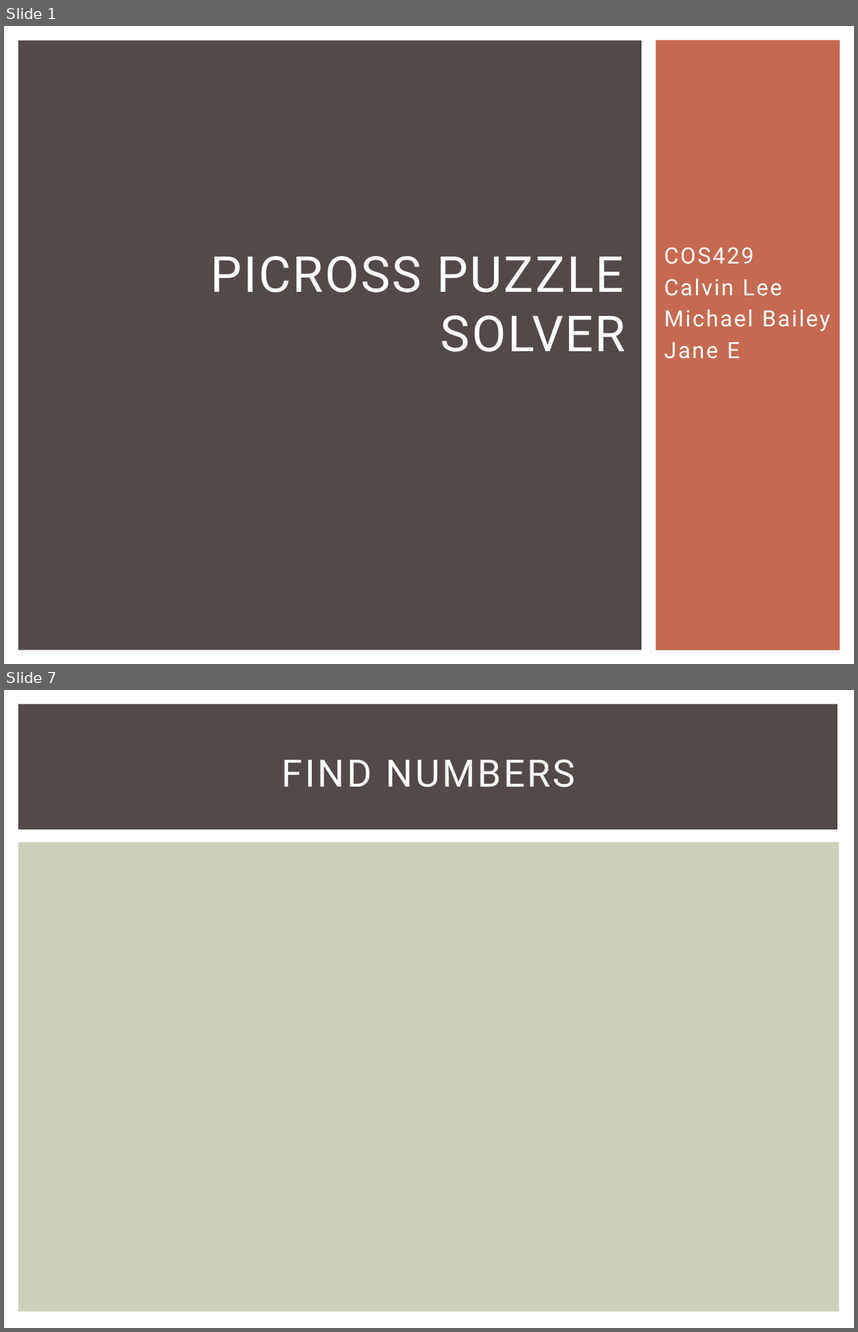
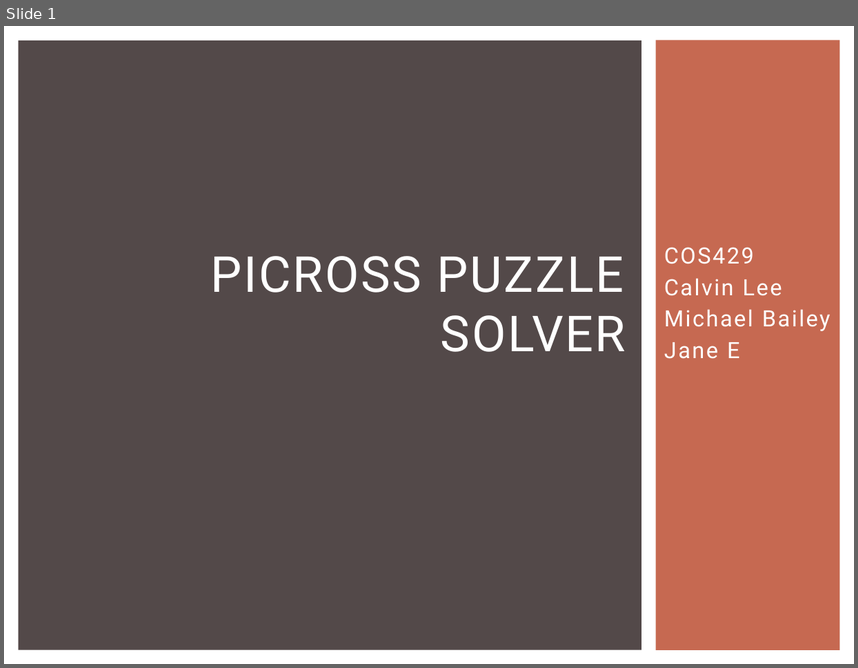
Before and after one commit to Calvin-Michael-Jane/Picross-Vision-Solver, a slide deck: COS429FinalProject.pptx. Shown one above the other, each under a label of ours: slides 1 and 7 before the commit, slide 1 after it; the slides between them are not shown. The pictures are 858x1332 and 858x668 pixels, drawn with LibreOffice and Linux fonts; fonts in the diff are those of the drawing. Boxes give left, top, right and bottom in pixels: in the first picture for what was removed or moved away, otherwise in the second. Text is boxed around its words. In the diff, an @@ line names an element or a change of style, - is before the commit and + after.

```diff
--- a/COS429FinalProject.pptx
+++ b/COS429FinalProject.pptx
@@ slide 7 removed at (4,690,854,1328), background #FFFFFF @@
@@ rectangle removed at (18,704,838,829) @@
@@ title removed at (282,759,575,787) @@
-FIND NUMBERS
@@ rectangle removed at (18,842,840,1312) @@
```
Also in this commit, not shown: 4 slides changed, 5 slides added, 4 other slides removed, 16 other files.
